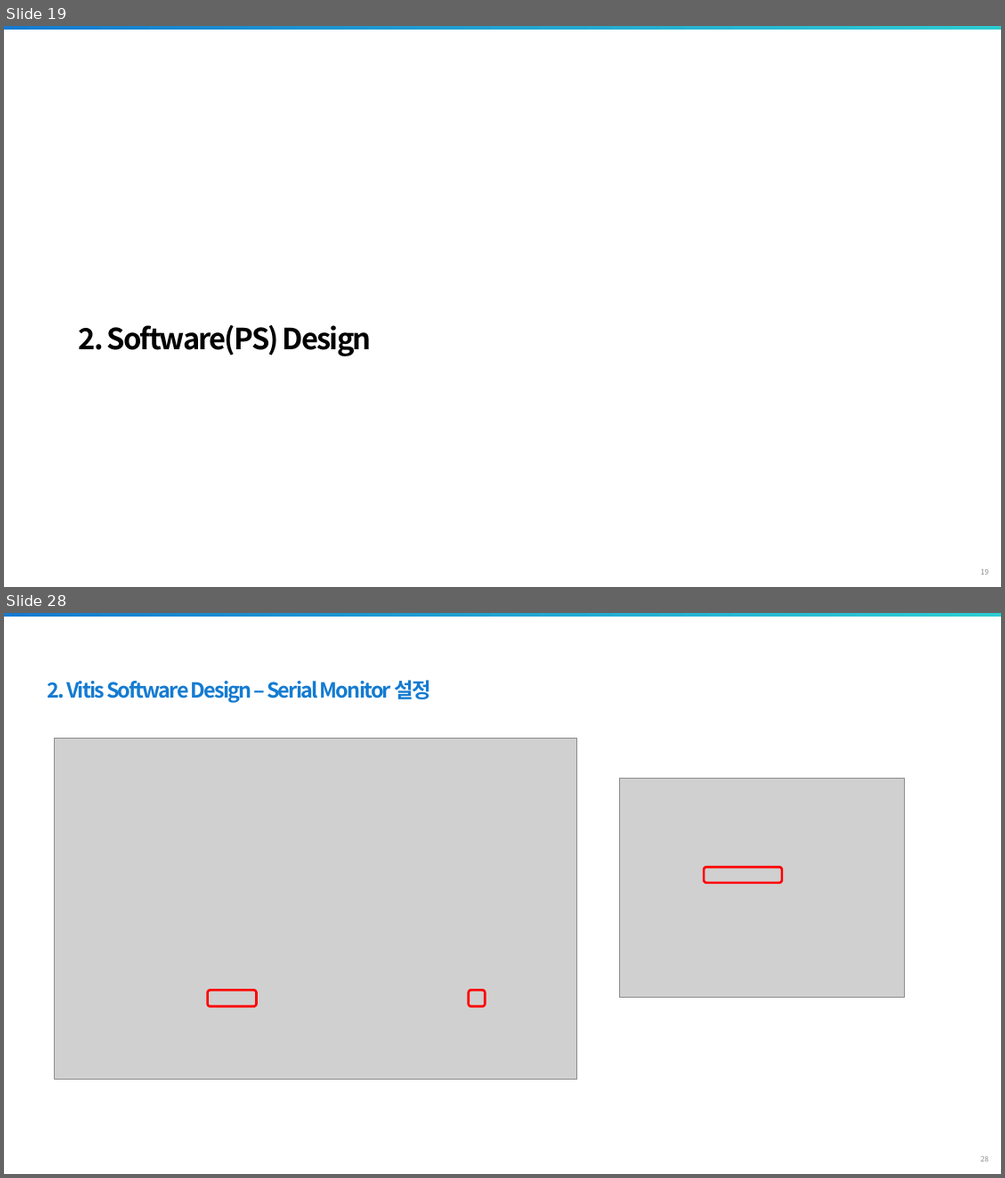
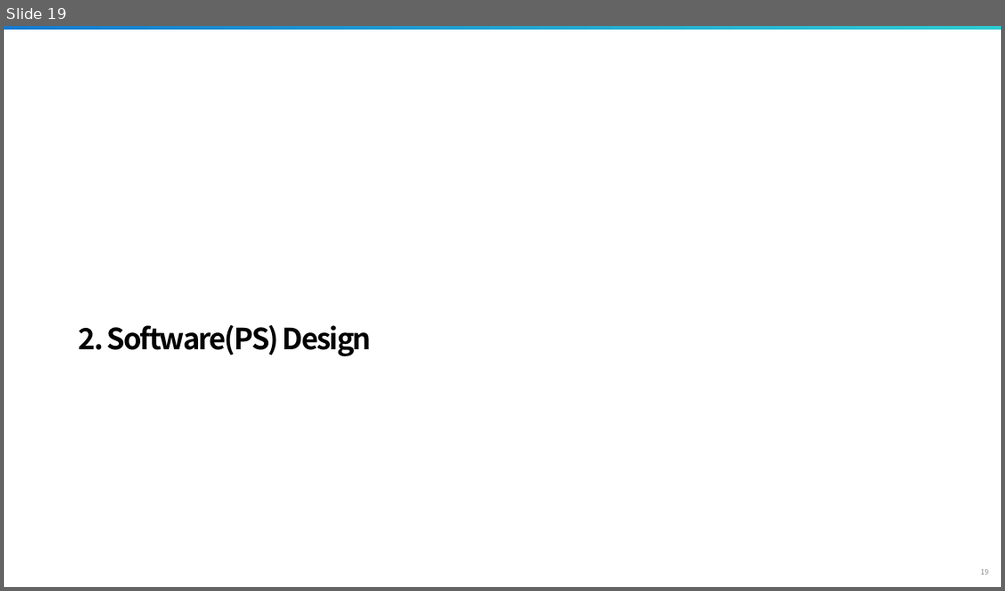
Before and after one commit to siliconground/SoC_301, a slide deck: 0_DOCS/1_EDU_REFERENCE/3_Processing_System_Basic.pptx. Shown one above the other, each under a label of ours: slides 19 and 28 before the commit, slide 19 after it; the slides between them are not shown. The pictures are 1005x1178 and 1005x591 pixels, drawn with LibreOffice and Linux fonts; fonts in the diff are those of the drawing; grey boxes stand for pictures; background and template pictures are left out. Boxes give left, top, right and bottom in pixels: in the first picture for what was removed or moved away, otherwise in the second. Text is boxed around its words. In the diff, an @@ line names an element or a change of style, - is before the commit and + after.

```diff
--- a/0_DOCS/1_EDU_REFERENCE/3_Processing_System_Basic.pptx
+++ b/0_DOCS/1_EDU_REFERENCE/3_Processing_System_Basic.pptx
@@ slide 28 removed at [4,613,1001,1174], background #FFFFFF; not listed: 2 template elements that a slide beside it also shows @@
@@ text removed at [48,680,430,703] @@
-2. Vitis Software Design – Serial Monitor 설정
@@ picture removed at [54,738,577,1078] @@
@@ picture removed at [619,779,905,997] @@
@@ rounded rectangle removed at [704,868,783,883] @@
@@ rounded rectangle removed at [208,989,256,1006] @@
@@ rounded rectangle removed at [469,989,485,1006] @@
```
Also in this commit, not shown: 7 slides changed, 6 slides added, 4 other slides removed.
